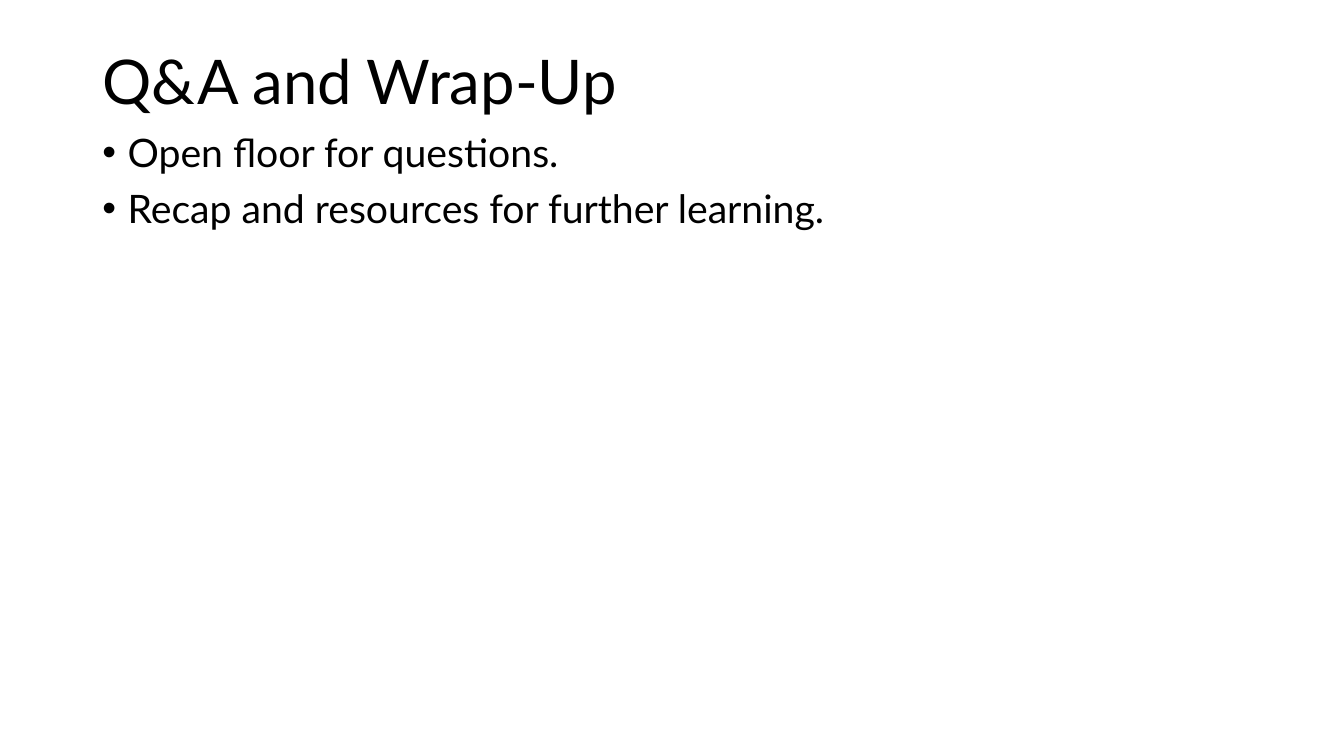
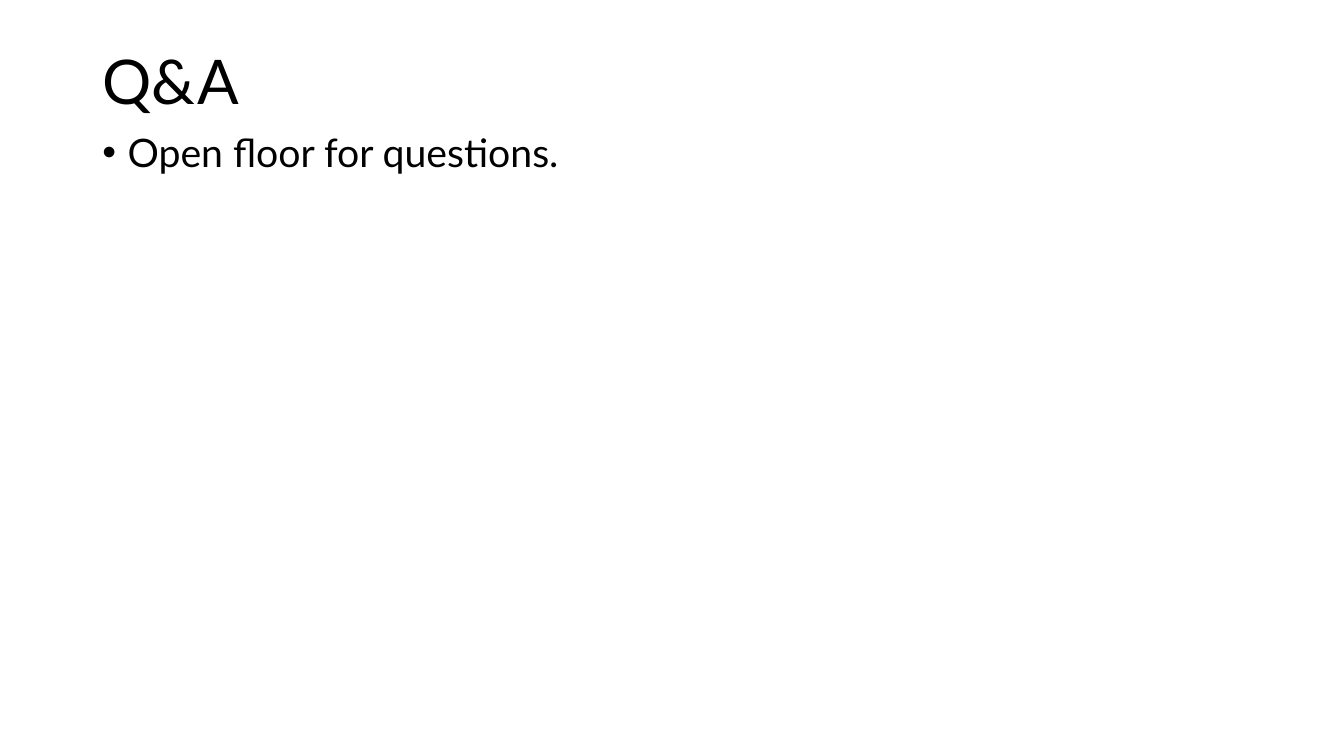
Before and after one commit to kengeospatialist/Web-Mapping, a slide deck: slide 16 of GIS Web Application Development.pptx (slide 18 before the commit). Drawn at 1344x756 pixels with LibreOffice and Linux fonts; fonts in the diff are those of the drawing. Boxes give left, top, right and bottom in pixels: in the first picture for what was removed or moved away, otherwise in the second. Text is boxed around its words. In the diff, an @@ line names an element or a change of style, - is before the commit and + after.

```diff
--- a/GIS Web Application Development.pptx
+++ b/GIS Web Application Development.pptx
@@ title at bbox=[102, 59, 238, 113]: text changed @@
-Q&A and Wrap-Up
+Q&A
@@ text at bbox=[128, 194, 824, 230]: paragraph removed @@
-• Recap and resources for further learning.
```
Also in this commit, not shown: 4 other slides changed, 1 slide added, 3 slides removed.
